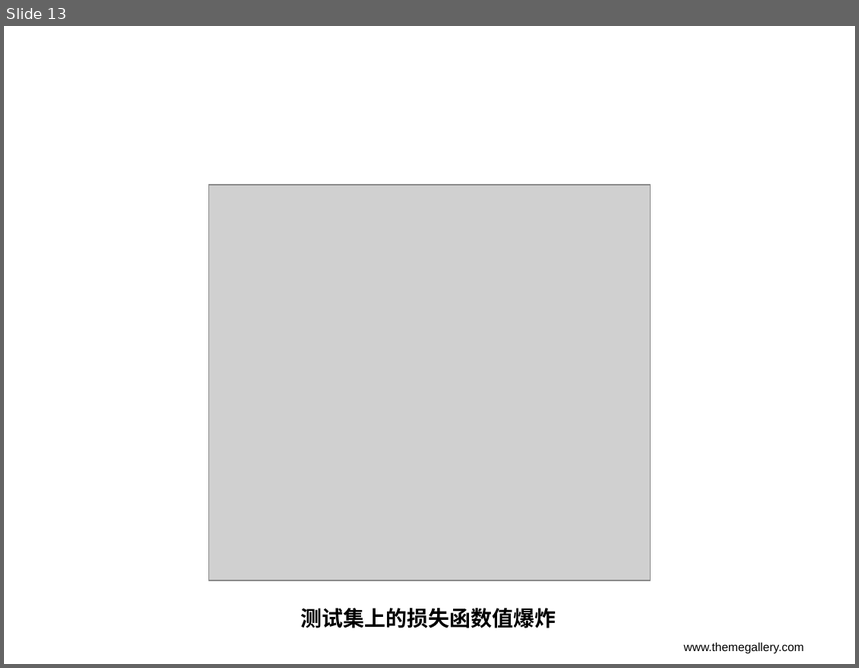
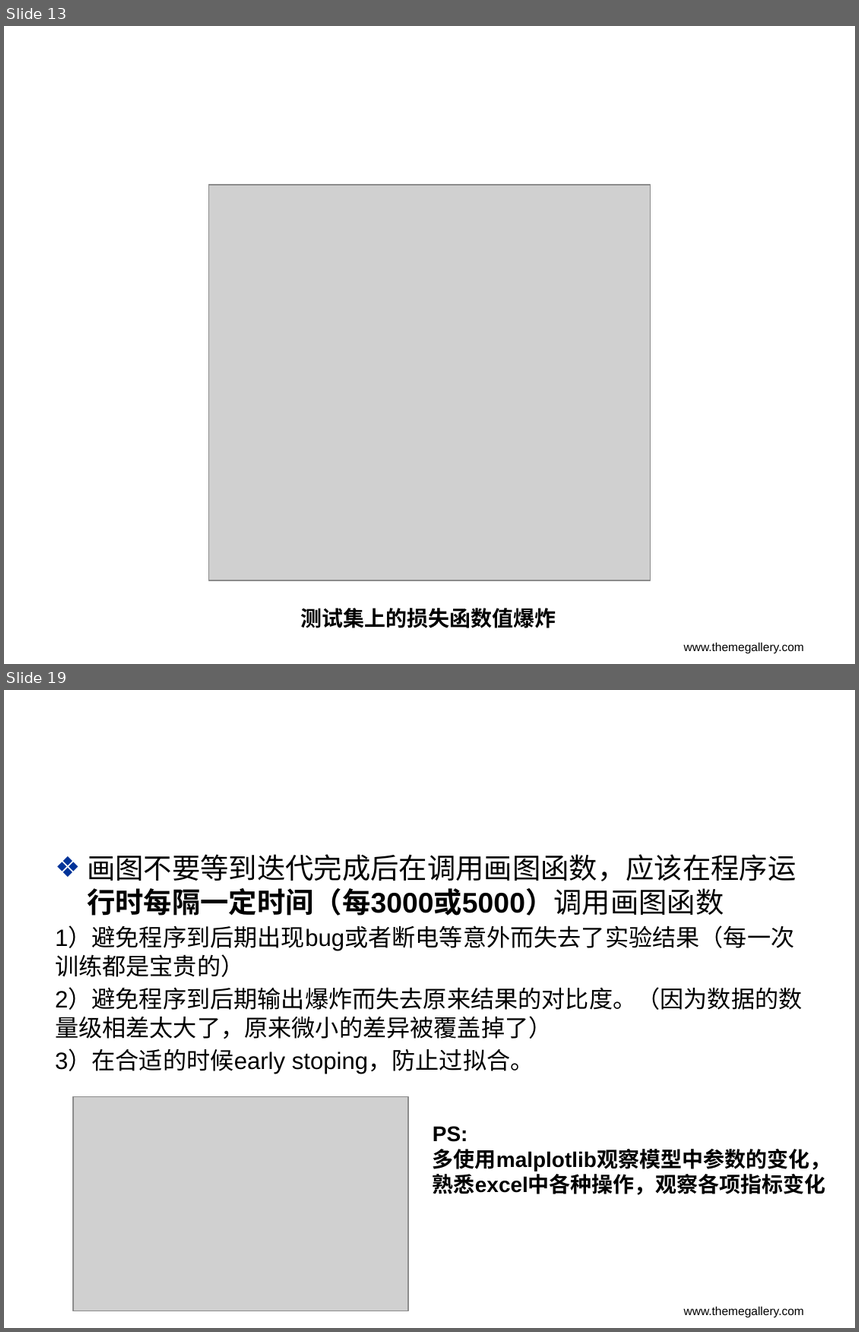
Before and after one commit to Asurada2015/Test, a slide deck: Prediction based on convolutional neural network/worklog/Deeplearning tricks.pptx. Shown one above the other, each under a label of ours: slide 13 before the commit, slides 13 and 19 after it; the slides between them are not shown. The pictures are 859x668 and 859x1332 pixels, drawn with LibreOffice and Linux fonts; fonts in the diff are those of the drawing; grey boxes stand for pictures; background and template pictures are left out. Boxes give left, top, right and bottom in pixels: in the first picture for what was removed or moved away, otherwise in the second. Text is boxed around its words. In the diff, an @@ line names an element or a change of style, - is before the commit and + after.

```diff
--- a/Prediction based on convolutional neural network/worklog/Deeplearning tricks.pptx
+++ b/Prediction based on convolutional neural network/worklog/Deeplearning tricks.pptx
@@ slide 19 added at <box>4,690,855,1328</box>, background picture (left out) @@
@@ text added at <box>55,854,802,1075</box>, 20 pt, text #000000 @@
+❖ 画图不要等到迭代完成后在调用画图函数，应该在程序运行时每隔一定时间（每3000或5000）调用画图函数
+1）避免程序到后期出现bug或者断电等意外而失去了实验结果（每一次训练都是宝贵的）
+2）避免程序到后期输出爆炸而失去原来结果的对比度。（因为数据的数量级相差太大了，原来微小的差异被覆盖掉了）
+3）在合适的时候early stoping，防止过拟合。
@@ picture added at <box>73,1097,408,1312</box> @@
@@ text added at <box>433,1126,831,1195</box>, 18 pt, text #000000, bold @@
+PS:
+多使用malplotlib观察模型中参数的变化，
+熟悉excel中各种操作，观察各项指标变化
@@ title added at <box>433,1171,826,1195</box>, 32 pt, text #FFFFFF, bold @@
+可视化分析
@@ text added at <box>684,1306,804,1319</box>, 10 pt, text #000000 @@
+www.themegallery.com
```
Also in this commit, not shown: 1 slide changed, 9 other slides added, 1 other file.
